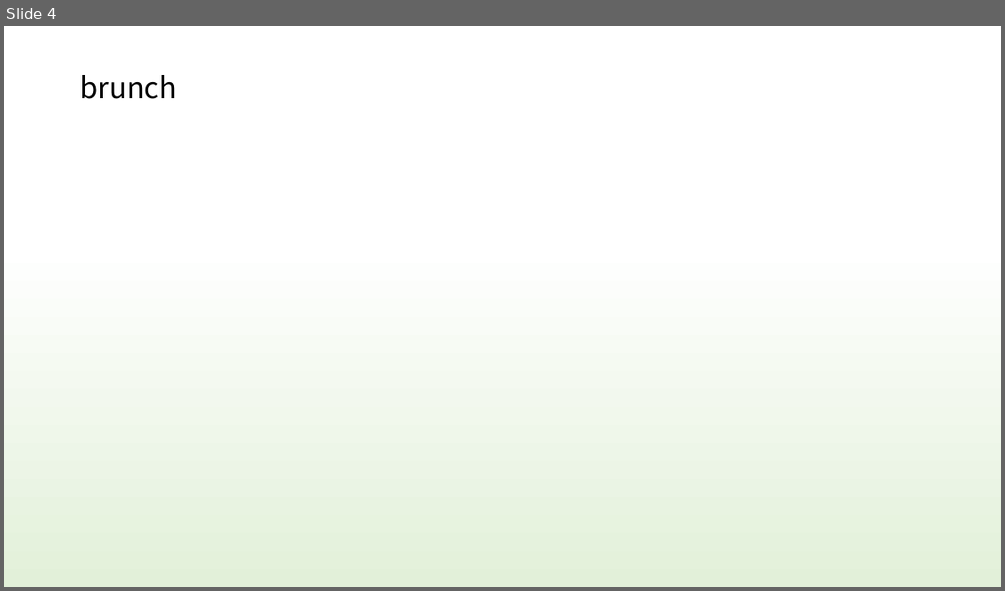
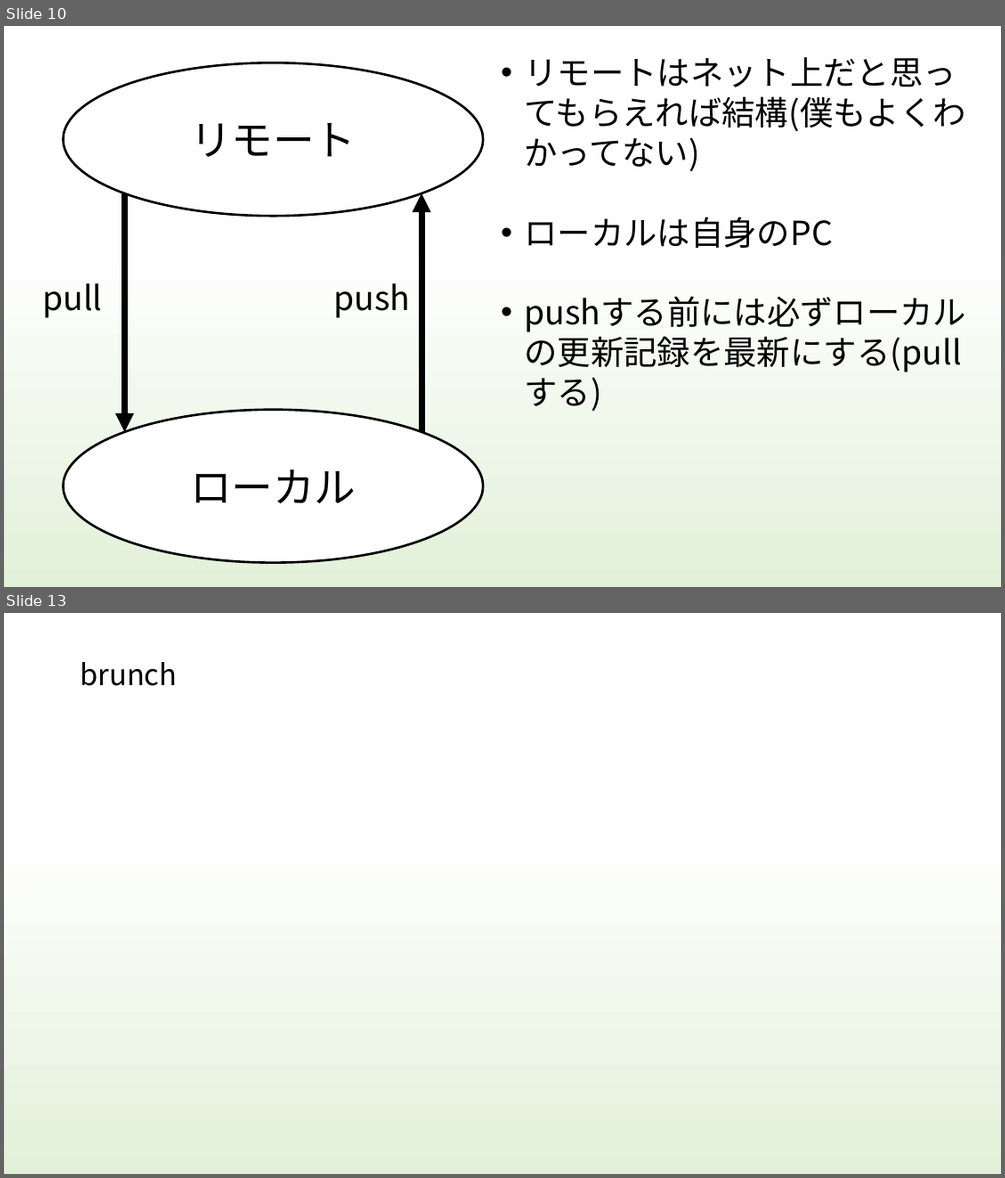
Before and after one commit to kiesproject/git-VR-study, a slide deck: 勉強会資料/H30VRStudy_Document/git_study.pptx. Shown one above the other, each under a label of ours: slide 4 before the commit, slides 10 and 13 after it; the slides between them are not shown. The pictures are 1005x591 and 1005x1178 pixels, drawn with LibreOffice and Linux fonts; fonts in the diff are those of the drawing. Boxes give left, top, right and bottom in pixels: in the first picture for what was removed or moved away, otherwise in the second. Text is boxed around its words. In the diff, an @@ line names an element or a change of style, - is before the commit and + after.

Commit message:
git資料更新しました

```diff
--- a/勉強会資料/H30VRStudy_Document/git_study.pptx
+++ b/勉強会資料/H30VRStudy_Document/git_study.pptx
@@ slide 10 added at (4,26,1001,587), background gradient #FFFFFF to #E2F0D9 to #BDBCBC @@
@@ ellipse added at (63,62,484,216), fill #FFFFFF, outline #000000 2.25 pt, 40 pt, text #000000 @@
+リモート
@@ text added at (524,57,966,248), 32 pt, text #000000 @@
+• リモートはネット上だと思ってもらえれば結構(僕もよくわかってない)
+• ローカルは自身のPC
+• pushする前には必ずローカルの更新記録を最新にする(pullする)
@@ arrow added from (124, 193) to (124, 432), #000000 6 pt @@
@@ arrow added from (421, 432) to (421, 193), #000000 6 pt @@
@@ text added at (42,283,102,318), 32 pt, text #000000 @@
+pull
@@ text added at (334,283,411,318), 32 pt, text #000000 @@
+push
@@ ellipse added at (63,410,484,563), fill #FFFFFF, outline #000000 2.25 pt, 40 pt, text #000000 @@
+ローカル
@@ what was slide 4 is now slide 13 @@
```
Also in this commit, not shown: 2 slides changed, 9 other slides added, 1 slide removed.
